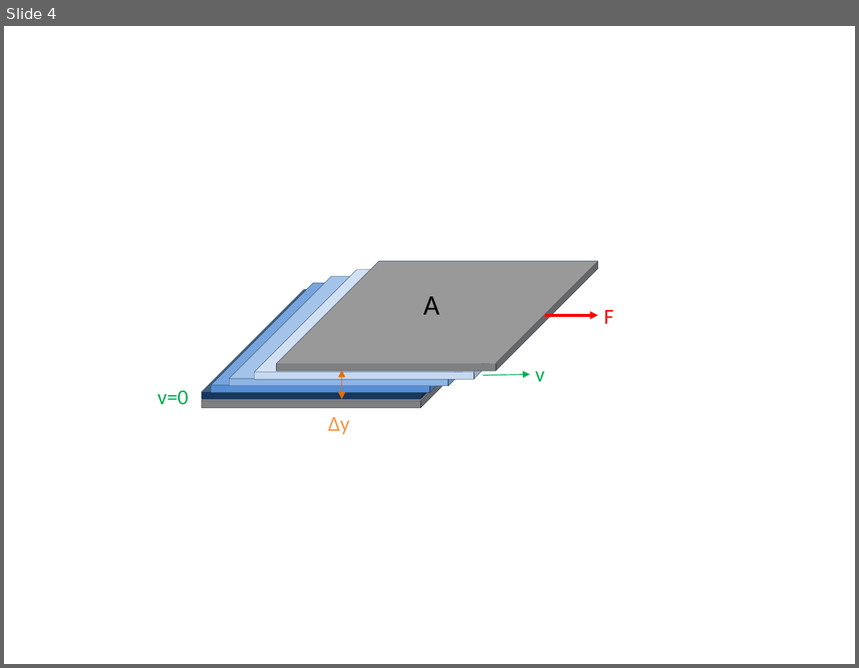
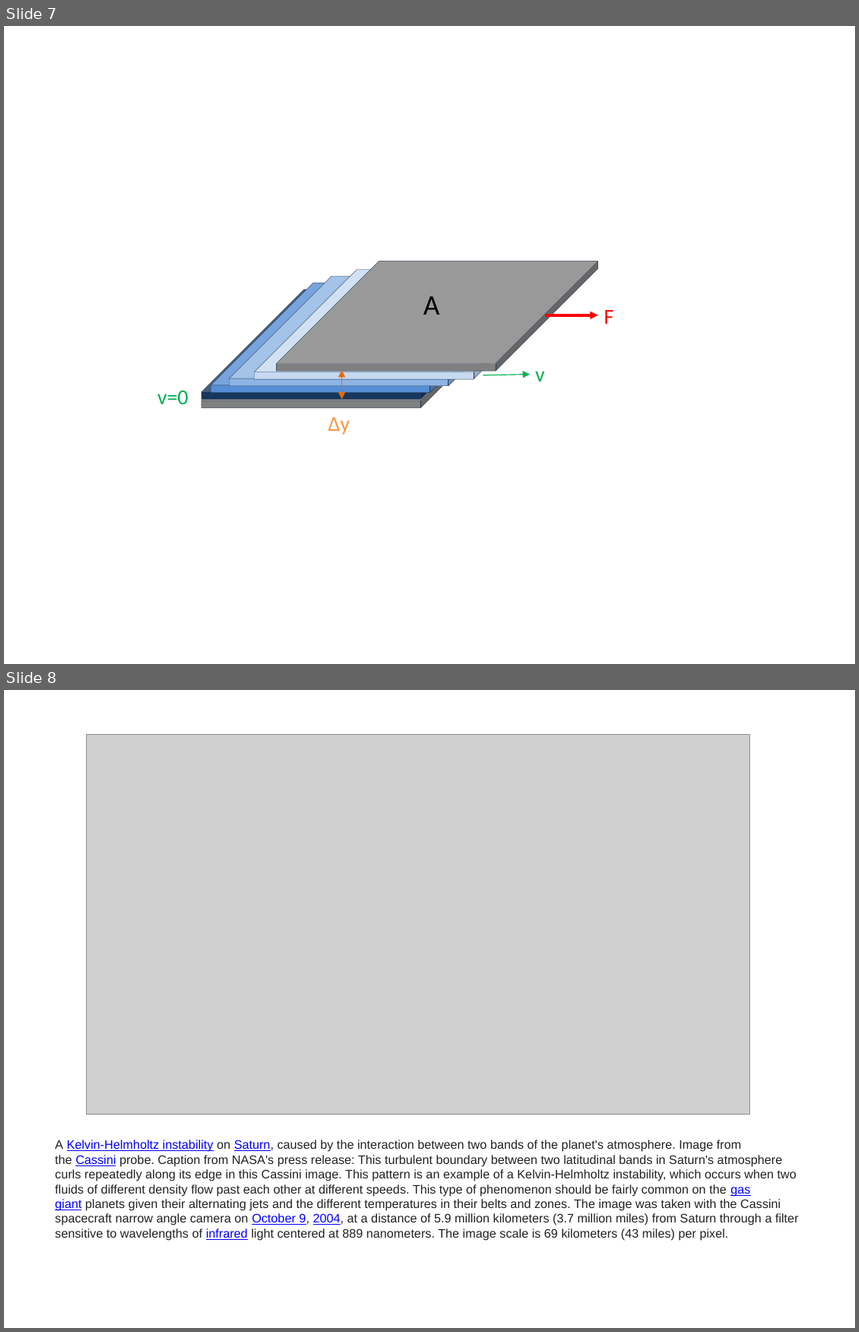
Before and after one commit to rtlines/Introductory-Physics-II, a slide deck: Lecture_Slides/PH 123 Lecture 28.pptx. Shown one above the other, each under a label of ours: slide 4 before the commit, slides 7 and 8 after it. The pictures are 859x668 and 859x1332 pixels, drawn with LibreOffice and Linux fonts; fonts in the diff are those of the drawing; grey boxes stand for pictures. Boxes give left, top, right and bottom in pixels: in the first picture for what was removed or moved away, otherwise in the second. Text is boxed around its words. In the diff, an @@ line names an element or a change of style, - is before the commit and + after.

Commit message:
up through lecture 31

```diff
--- a/Lecture_Slides/PH 123 Lecture 28.pptx
+++ b/Lecture_Slides/PH 123 Lecture 28.pptx
@@ slide 8 added at box(4, 690, 855, 1328), background #FFFFFF @@
@@ picture added at box(87, 734, 750, 1114) @@
@@ text added at box(55, 1140, 799, 1241), 10.4 pt, text #202122 @@
+A Kelvin-Helmholtz instability on Saturn, caused by the interaction between two bands of the planet's atmosphere. Image from the Cassini probe. Caption from NASA's press release: This turbulent boundary between two latitudinal bands in Saturn's atmosphere curls repeatedly along its edge in this Cassini image. This pattern is an example of a Kelvin-Helmholtz instability, which occurs when two fluids of different density flow past each other at different speeds. This type of phenomenon should be fairly common on the gas giant planets given their alternating jets and the different temperatures in their belts and zones. The image was taken with the Cassini spacecraft narrow angle camera on October 9, 2004, at a distance of 5.9 million kilometers (3.7 million miles) from Saturn through a filter sensitive to wavelengths of infrared light centered at 889 nanometers. The image scale is 69 kilometers (43 miles) per pixel.
@@ what was slide 4 is now slide 7 @@
```
Also in this commit, not shown: 19 other slides added, 39 other files.
